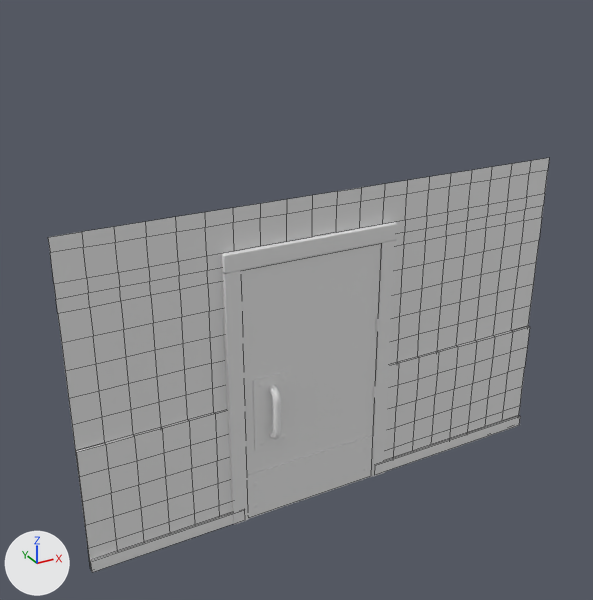
The FBX model AA7_Escenario/Assets/FBX/Enviorment/Modules_Environment_Door.fbx, before and after one commit.
The view is the same before and after, from a 50 mm camera at (-0.93, -4.74, 4.11) aimed at (1.72, 0.08, 1.7). The axes (+X, +Y, +Z) are drawn at lower left. The lights are the same throughout. The older version comes first. Mesh edges are drawn as thin lines on the coarser meshes. Where no turn or scale is listed for an object, it has been applied to the vertices. Vertices at exactly the same position are counted once.

Names of what the first picture shows: 'door', 'door_metal', 'frame_door', 'skirting_door', 'tiles_door', 'wall_door' and 3 more.
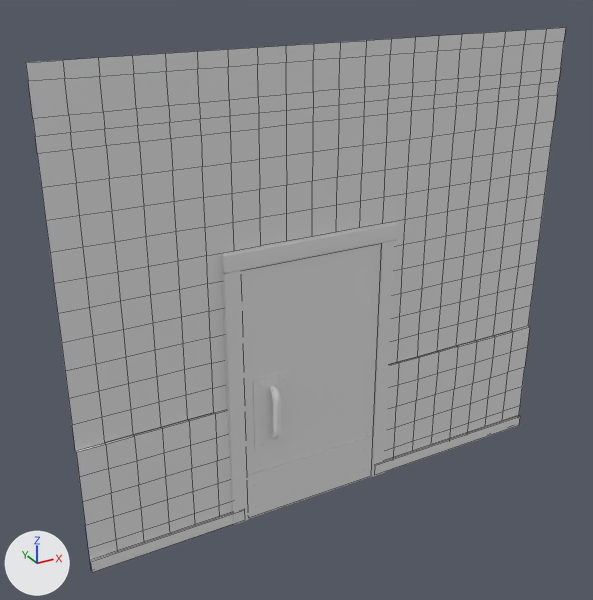
What changed in the scene script:
```text
Change me_plane_016:
    used by ob_wall_door; location = (0.0, 0.0, 1.0)
    remove me_plane_016.from_pydata(...)  # 260 vertices, 214 faces; spans x 0.0..4.0, y 0.0, z -1.0..1.5
    add me_plane_016.from_pydata(...)  # 285 vertices, 244 faces; spans x 0.0..4.0, y 0.0, z -1.0..1.5
    me_plane_016 part 1
    5 new vertices lie (-0.2, 0.0, 0.0) away from vertices in x 2.4, y 0.0, z 0.2..1.0
    5 new vertices lie (-0.2, 0.0, 0.0) away from vertices in x 2.2, y 0.0, z 0.2..1.0
    5 new vertices lie (-0.2, 0.0, 0.0) away from vertices in x 2.0, y 0.0, z 0.2..1.0
    5 new vertices lie (-0.2, 0.0, 0.0) away from vertices in x 1.8, y 0.0, z 0.2..1.0
    5 new vertices lie (0.2, 0.0, 0.0) away from vertices in x 1.2, y 0.0, z 0.2..1.0
    30 new faces join them
Change ob_wall_door:
    ob_wall_door.location: (0.0, 0.0, 1.0) -> (0.0, 0.0, 2.0)
```

Location of each change, (x1, y1, x2, y2) in pixels of the pictures (593 x 600 px):
'wall_door', reshaped, moved (8% wider): before (48, 158, 549, 569); after (26, 28, 566, 451)
part 1 of me_plane_016, added: after (230, 99, 388, 251)
